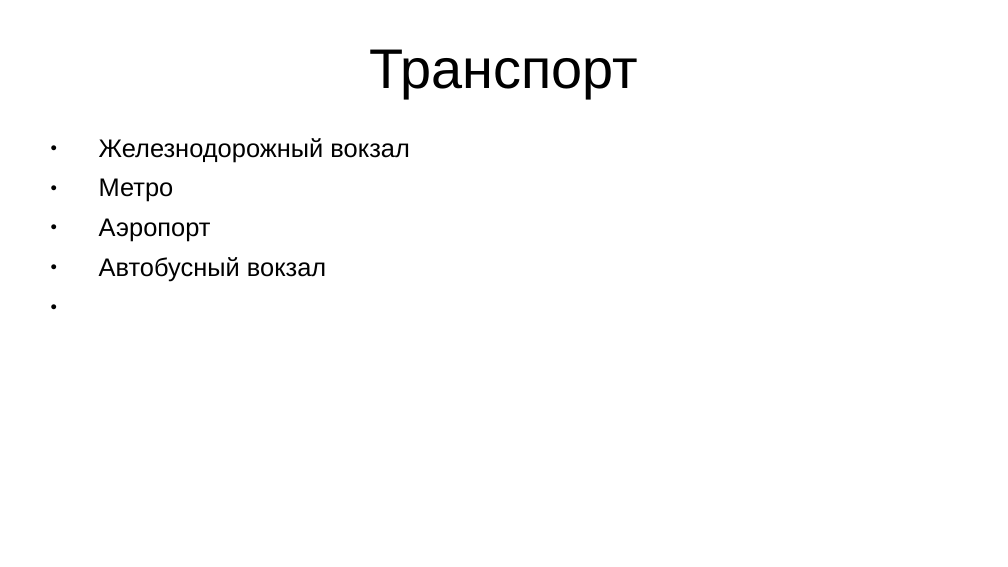
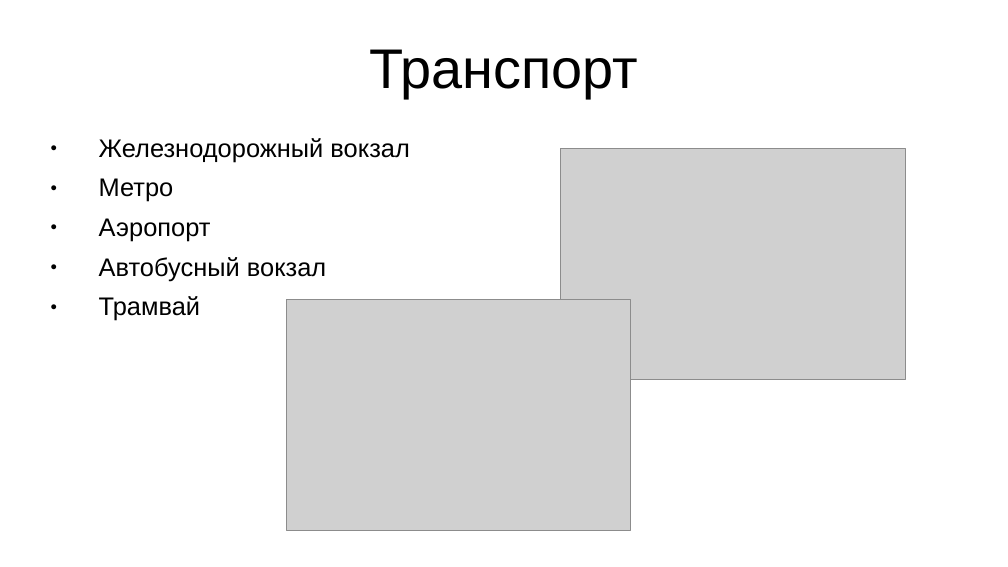
Before and after one commit to smooth7sphere/praesentation_samara, a slide deck: slide 13 of praesentation.odp (slide 12 before the commit). Drawn at 1008x567 pixels with LibreOffice and Linux fonts; fonts in the diff are those of the drawing; grey boxes stand for pictures; background and template pictures are left out. Boxes give left, top, right and bottom in pixels: in the first picture for what was removed or moved away, otherwise in the second. Text is boxed around its words. In the diff, an @@ line names an element or a change of style, - is before the commit and + after.

```diff
--- a/praesentation.odp
+++ b/praesentation.odp
@@ picture added at box(561, 149, 906, 380) @@
@@ text at box(99, 296, 200, 321): paragraph added @@
+● Трамвай
@@ picture added at box(286, 300, 631, 531) @@
```
Also in this commit, not shown: 7 other slides changed, 1 slide added, 1 other file.
